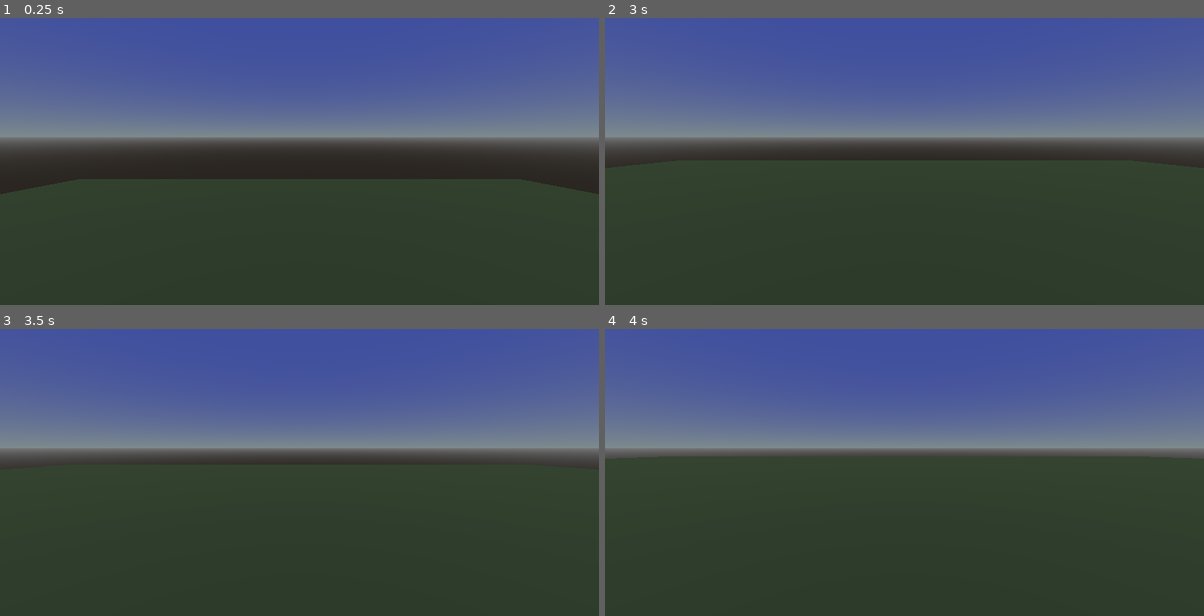
Above: before the commit, frames 1-4 (two rows, left to right).
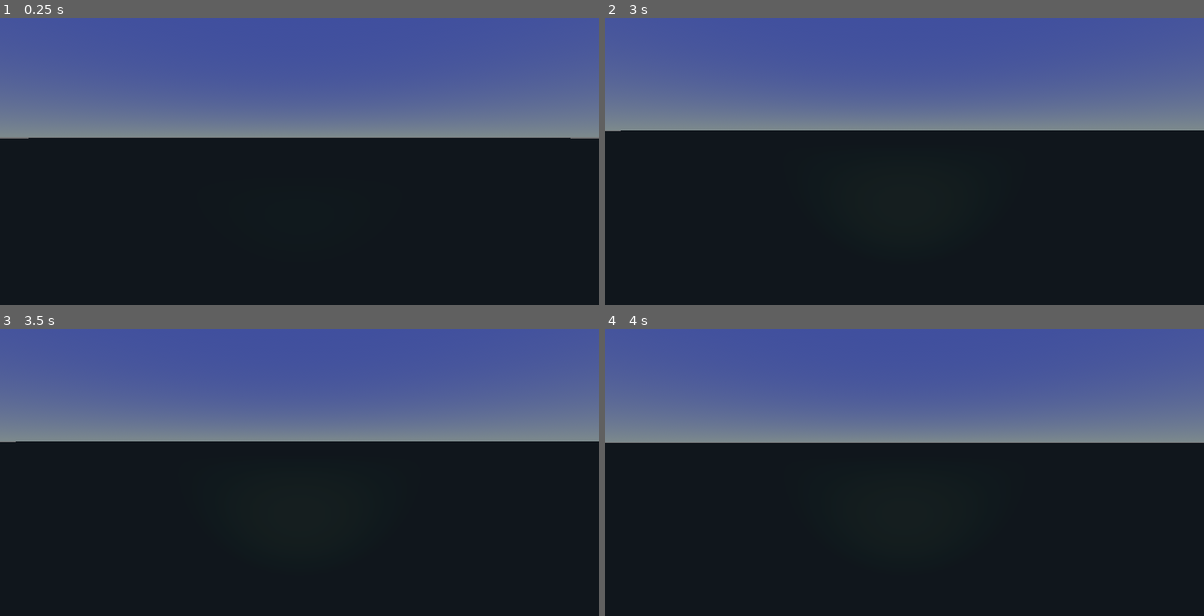
Above: after the commit, the same moments.

Repository: waterrbottle/rybingh
Game: Godot game, scene res://scenes/GAME.tscn
Same seed, same stepped clock (60 frames per second), same inputs: the game is played once before the commit and once after it.
Inputs (mouse positions are in pixels of both pictures, inside the frame that each line leads up to):
- Up to frame 1 (0.25 s): no input
- Up to frame 2 (3 s): tap Enter (ui_accept) at 0.5, 0.77, 0.8, 1.07, 1.25, 1.35, 1.52, 1.82, 2.3, 2.75 s; move the mouse to (934, 135) at 0.52 s; hold Shift (sprint, bound only after the commit) 0.53-1.28 s; hold Up (ui_up) from 0.53 s (still down); move the mouse to (874, 138) at 1.27 s; tap Shift (sprint, bound only after the commit) at 1.55, 2.85 s; move the mouse to (916, 129) at 2.02 s; hold Shift (sprint, bound only after the commit) 2.03-2.78 s; move the mouse to (898, 141) at 2.77 s
- Up to frame 3 (3.5 s): keep holding Up (ui_up); tap Enter (ui_accept) at 3.02, 3.32 s
- Up to frame 4 (4 s): keep holding Up (ui_up); tap Enter (ui_accept) at 3.5, 3.6, 3.77 s; move the mouse to (946, 452) at 3.52 s

The runs differ from the first frame. In frame 1, 58% of the frame differs, in the area x 0-100%, y 41-100%; in frame 2, 61%, in the area x 0-100%, y 39-100%; in frame 3, 61%; in frame 4, 60%.

Commit message:
chodzenie,bieganie, inne bestie

Diff:
--- a/rybing/project.godot
+++ b/rybing/project.godot
@@ -15,6 +15,42 @@
 config/features=PackedStringArray("4.6", "GL Compatibility")
 config/icon="res://assets/icon.svg"
 
+[autoload]
+
+Global="*uid://csbl6xolnx1sy"
+
+[input]
+
+left={
+"deadzone": 0.2,
+"events": [Object(InputEventKey,"resource_local_to_scene":false,"resource_name":"","device":-1,"window_id":0,"alt_pressed":false,"shift_pressed":false,"ctrl_pressed":false,"meta_pressed":false,"pressed":false,"keycode":0,"physical_keycode":65,"key_label":0,"unicode":97,"location":0,"echo":false,"script":null)
+, Object(InputEventKey,"resource_local_to_scene":false,"resource_name":"","device":-1,"window_id":0,"alt_pressed":false,"shift_pressed":false,"ctrl_pressed":false,"meta_pressed":false,"pressed":false,"keycode":0,"physical_keycode":4194319,"key_label":0,"unicode":0,"location":0,"echo":false,"script":null)
+]
+}
+right={
+"deadzone": 0.2,
+"events": [Object(InputEventKey,"resource_local_to_scene":false,"resource_name":"","device":-1,"window_id":0,"alt_pressed":false,"shift_pressed":false,"ctrl_pressed":false,"meta_pressed":false,"pressed":false,"keycode":0,"physical_keycode":68,"key_label":0,"unicode":100,"location":0,"echo":false,"script":null)
+, Object(InputEventKey,"resource_local_to_scene":false,"resource_name":"","device":-1,"window_id":0,"alt_pressed":false,"shift_pressed":false,"ctrl_pressed":false,"meta_pressed":false,"pressed":false,"keycode":0,"physical_keycode":4194321,"key_label":0,"unicode":0,"location":0,"echo":false,"script":null)
+]
+}
+forward={
+"deadzone": 0.2,
+"events": [Object(InputEventKey,"resource_local_to_scene":false,"resource_name":"","device":-1,"window_id":0,"alt_pressed":false,"shift_pressed":false,"ctrl_pressed":false,"meta_pressed":false,"pressed":false,"keycode":0,"physical_keycode":87,"key_label":0,"unicode":119,"location":0,"echo":false,"script":null)
+, Object(InputEventKey,"resource_local_to_scene":false,"resource_name":"","device":-1,"window_id":0,"alt_pressed":false,"shift_pressed":false,"ctrl_pressed":false,"meta_pressed":false,"pressed":false,"keycode":0,"physical_keycode":4194320,"key_label":0,"unicode":0,"location":0,"echo":false,"script":null)
+]
+}
+backward={
+"deadzone": 0.2,
+"events": [Object(InputEventKey,"resource_local_to_scene":false,"resource_name":"","device":-1,"window_id":0,"alt_pressed":false,"shift_pressed":false,"ctrl_pressed":false,"meta_pressed":false,"pressed":false,"keycode":0,"physical_keycode":83,"key_label":0,"unicode":115,"location":0,"echo":false,"script":null)
+, Object(InputEventKey,"resource_local_to_scene":false,"resource_name":"","device":-1,"window_id":0,"alt_pressed":false,"shift_pressed":false,"ctrl_pressed":false,"meta_pressed":false,"pressed":false,"keycode":0,"physical_keycode":4194322,"key_label":0,"unicode":0,"location":0,"echo":false,"script":null)
+]
+}
+sprint={
+"deadzone": 0.2,
+"events": [Object(InputEventKey,"resource_local_to_scene":false,"resource_name":"","device":-1,"window_id":0,"alt_pressed":false,"shift_pressed":false,"ctrl_pressed":false,"meta_pressed":false,"pressed":false,"keycode":0,"physical_keycode":4194325,"key_label":0,"unicode":0,"location":0,"echo":false,"script":null)
+]
+}
+
 [physics]
 
 3d/physics_engine="Jolt Physics"
--- a/rybing/scenes/GAME.tscn
+++ b/rybing/scenes/GAME.tscn
@@ -1,5 +1,6 @@
 [gd_scene format=3 uid="uid://dp3ri3u6vr8mq"]
 
+[ext_resource type="Script" uid="uid://dcf6sisok8cg3" path="res://scripts/game.gd" id="1_7dkdp"]
 [ext_resource type="PackedScene" uid="uid://b2q5fgrsv7613" path="res://scenes/Player.tscn" id="1_t2lbs"]
 
 [sub_resource type="BoxShape3D" id="BoxShape3D_7dkdp"]
@@ -24,10 +25,11 @@
 adjustment_contrast = 0.895
 adjustment_saturation = 0.73
 
-[node name="Node3D" type="Node3D" unique_id=1785371114]
+[node name="Game" type="Node3D" unique_id=1785371114]
+script = ExtResource("1_7dkdp")
 
 [node name="Player" parent="." unique_id=1556181095 instance=ExtResource("1_t2lbs")]
-transform = Transform3D(1, 0, 0, 0, 1, 0, 0, 0, 1, 0, 96.3758, 0)
+transform = Transform3D(1, 0, 0, 0, 1, 0, 0, 0, 1, 0, 3.1405563, 0)
 
 [node name="StaticBody3D" type="StaticBody3D" parent="." unique_id=680408242]
 
@@ -40,6 +42,10 @@
 
 [node name="DirectionalLight3D" type="DirectionalLight3D" parent="." unique_id=1932134162]
 transform = Transform3D(1, 0, 0, 0, -0.0075397207, 0.4549437, 0, -2.1979492, -0.0075397217, 0, 161.29163, 0)
+visible = false
 
 [node name="WorldEnvironment" type="WorldEnvironment" parent="." unique_id=1123832660]
 environment = SubResource("Environment_2j53y")
+
+[node name="CSGBox3D" type="CSGBox3D" parent="." unique_id=746833685]
+transform = Transform3D(1, 0, 0, 0, 1, 0, 0, 0, 1, 0, 0, 3.9511433)
--- a/rybing/scenes/Player.tscn
+++ b/rybing/scenes/Player.tscn
@@ -1,6 +1,6 @@
 [gd_scene format=3 uid="uid://b2q5fgrsv7613"]
 
-[ext_resource type="Script" uid="uid://bl21c6y6hi814" path="res://scenes/player.gd" id="1_p0vlq"]
+[ext_resource type="Script" uid="uid://bl21c6y6hi814" path="res://scripts/player.gd" id="1_p0vlq"]
 
 [sub_resource type="CapsuleShape3D" id="CapsuleShape3D_5q5h1"]
 
@@ -13,3 +13,7 @@
 [node name="CSGCylinder3D" type="CSGCylinder3D" parent="." unique_id=869573447]
 
 [node name="Camera" type="Camera3D" parent="." unique_id=407569656]
+
+[node name="SpotLight3D" type="SpotLight3D" parent="Camera" unique_id=1357999274]
+spot_range = 16.873999
+spot_angle = 30.338255
--- /dev/null
+++ b/rybing/scenes/enemy.tscn
@@ -0,0 +1,3 @@
+[gd_scene format=3 uid="uid://dki3m30askltn"]
+
+[node name="Enemy" type="Node3D" unique_id=211005023]
--- a/rybing/scenes/player.gd
+++ /dev/null
@@ -1,35 +0,0 @@
-extends CharacterBody3D
-
-var mouse_captured: bool = false
-@onready var camera: Camera3D = $Camera
-const SPEED = 5.0
-const JUMP_VELOCITY = 4.5
-
-func _ready() -> void:
-	capture_mouse()
-
-func capture_mouse() -> void:
-	Input.set_mouse_mode(Input.MOUSE_MODE_CAPTURED)
-	mouse_captured = true
-
-func _physics_process(delta: float) -> void:
-	# Add the gravity.
-	if not is_on_floor():
-		velocity += get_gravity() * delta
-
-	# Handle jump.
-	if Input.is_action_just_pressed("ui_accept") and is_on_floor():
-		velocity.y = JUMP_VELOCITY
-
-	# Get the input direction and handle the movement/deceleration.
-	# As good practice, you should replace UI actions with custom gameplay actions.
-	var input_dir := Input.get_vector("ui_left", "ui_right", "ui_up", "ui_down")
-	var direction := (transform.basis * Vector3(input_dir.x, 0, input_dir.y)).normalized()
-	if direction:
-		velocity.x = direction.x * SPEED
-		velocity.z = direction.z * SPEED
-	else:
-		velocity.x = move_toward(velocity.x, 0, SPEED)
-		velocity.z = move_toward(velocity.z, 0, SPEED)
-
-	move_and_slide()
--- /dev/null
+++ b/rybing/scripts/Global.gd
@@ -0,0 +1,5 @@
+extends Node
+
+func _process(delta: float) -> void:
+	if Input.is_key_pressed(KEY_ESCAPE):
+		get_tree().quit()
--- /dev/null
+++ b/rybing/scripts/game.gd
@@ -0,0 +1,11 @@
+extends Node3D
+
+
+# Called when the node enters the scene tree for the first time.
+func _ready() -> void:
+	pass # Replace with function body.
+
+
+# Called every frame. 'delta' is the elapsed time since the previous frame.
+func _process(delta: float) -> void:
+	pass
--- /dev/null
+++ b/rybing/scripts/player.gd
@@ -0,0 +1,65 @@
+extends CharacterBody3D
+
+@export_range(0.1, 3.0, 0.1, "or_greater") var camera_sens: float = 3
+var move_dir: Vector2 # Input direction for movement
+var look_dir: Vector2 # Input direction for look/aim
+var mouse_captured: bool = false
+@onready var camera: Camera3D = $Camera
+var SPEED = 5.0
+const JUMP_VELOCITY = 4.5
+@export_range(1, 35, 1) var speed: float = 2 # m/s
+@export_range(10, 400, 1) var acceleration: float = 100 # m/s^2
+@export_range(0.1, 3.0, 0.1) var jump_height: float = 1 # m
+var walk_vel: Vector3 # Walking velocity
+var grav_vel: Vector3 # Gravity velocity
+var jump_vel: Vector3
+var gravity: float = ProjectSettings.get_setting("physics/3d/default_gravity")
+var jumping: bool = false
+var sprint = false
+
+func _ready() -> void:
+	capture_mouse()
+
+func capture_mouse() -> void:
+	Input.set_mouse_mode(Input.MOUSE_MODE_CAPTURED)
+	mouse_captured = true
+
+func _rotate_camera(sens_mod: float = 1.0) -> void:
+	camera.rotation.y -= look_dir.x * camera_sens * sens_mod
+	camera.rotation.x = clamp(camera.rotation.x - look_dir.y * camera_sens * sens_mod, -1.5, 1.5)
+
+func _unhandled_input(event: InputEvent) -> void:
+	if event is InputEventMouseMotion:
+		look_dir = event.relative * 0.001
+		if mouse_captured: _rotate_camera()
+
+func _physics_process(delta: float) -> void:
+	velocity = _walk(delta) + _gravity(delta) + _jump(delta)
+	sprint = false
+	if Input.is_action_pressed("sprint"):
+		sprint = true
+	if sprint == true:
+		speed = 10
+	else:
+		speed = 5
+	move_and_slide()
+
+func _walk(delta: float) -> Vector3:
+
+	move_dir = Input.get_vector("left", "right", "forward", "backward")
+	var _forward: Vector3 = camera.global_transform.basis * Vector3(move_dir.x, 0, move_dir.y)
+	var walk_dir: Vector3 = Vector3(_forward.x, 0, _forward.z).normalized()
+	walk_vel = walk_vel.move_toward(walk_dir * speed * move_dir.length(), acceleration * delta)
+	return walk_vel
+
+func _gravity(delta: float) -> Vector3:
+	grav_vel = Vector3.ZERO if is_on_floor() else grav_vel.move_toward(Vector3(0, velocity.y - gravity, 0), gravity * delta)
+	return grav_vel
+
+func _jump(delta: float) -> Vector3:
+	if jumping:
+		if is_on_floor(): jump_vel = Vector3(0, sqrt(4 * jump_height * gravity), 0)
+		jumping = false
+		return jump_vel
+	jump_vel = Vector3.ZERO if is_on_floor() or is_on_ceiling_only() else jump_vel.move_toward(Vector3.ZERO, gravity * delta)
+	return jump_vel
Not shown, added: rybing/scripts/Global.gd.uid
Not shown, added: rybing/scripts/game.gd.uid
Renamed: rybing/scenes/player.gd.uid -> rybing/scripts/player.gd.uid
